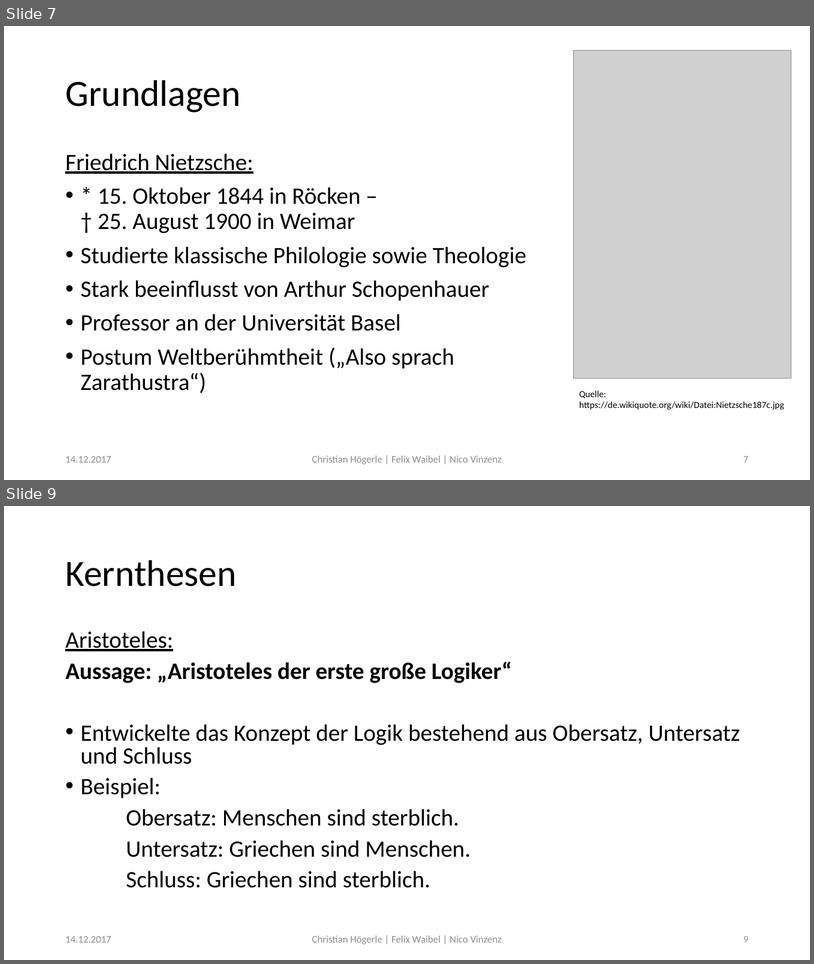
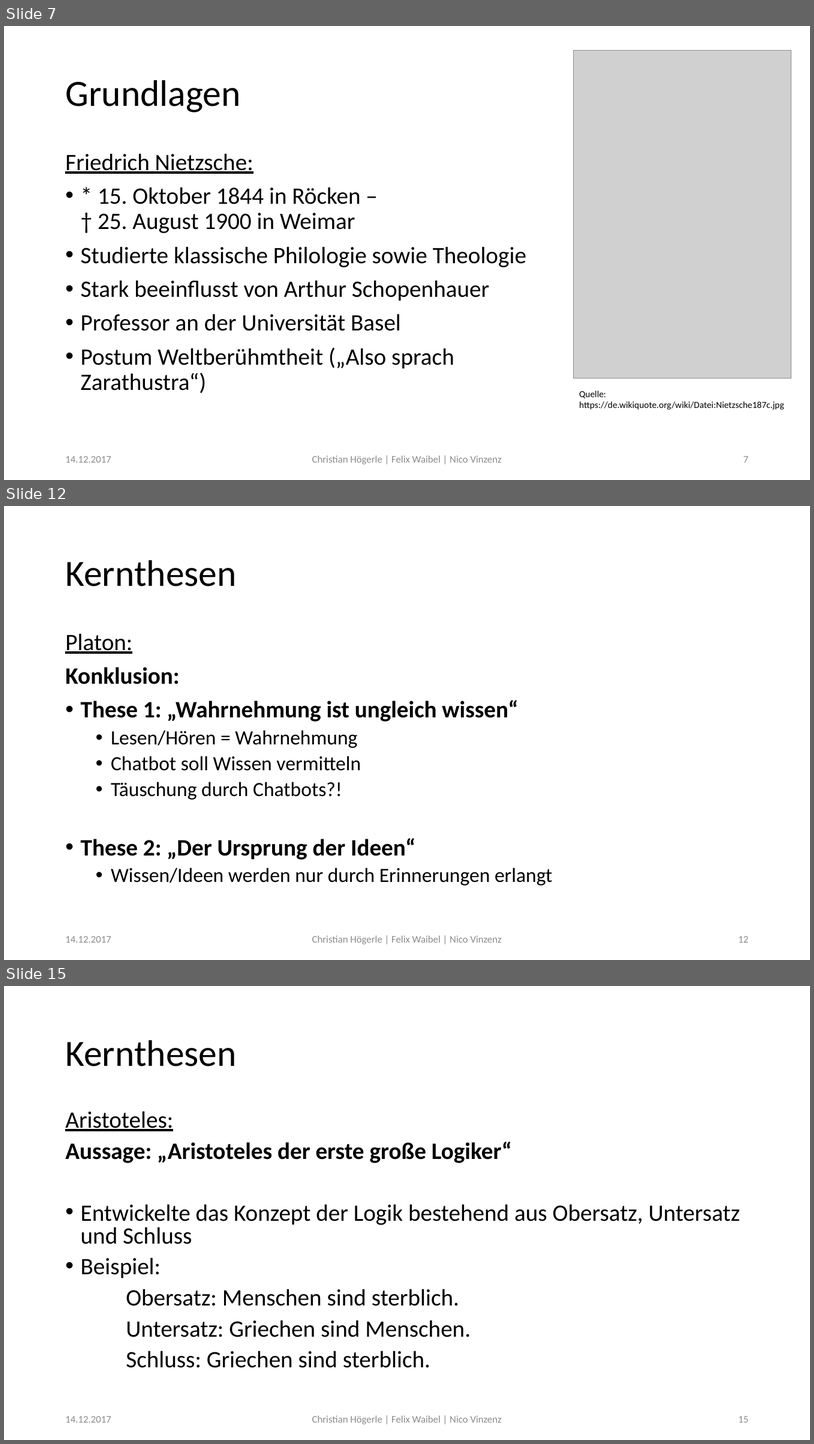
Before and after one commit to Fewa93/Berufsethik, a slide deck: Präsentation/Berufsethik.pptx. Shown one above the other, each under a label of ours: slides 7 and 9 before the commit, slides 7, 12 and 15 after it; the slides between them are not shown. The pictures are 814x964 and 814x1444 pixels, drawn with LibreOffice and Linux fonts; fonts in the diff are those of the drawing; grey boxes stand for pictures. Boxes give left, top, right and bottom in pixels: in the first picture for what was removed or moved away, otherwise in the second. Text is boxed around its words. In the diff, an @@ line names an element or a change of style, - is before the commit and + after.

Commit message:
Präse: Platon, Abwägung und Fazit

```diff
--- a/Präsentation/Berufsethik.pptx
+++ b/Präsentation/Berufsethik.pptx
@@ slide 12 added at <box>4,506,810,960</box>, background #FFFFFF @@
@@ title added at <box>65,560,236,586</box>, 44 pt, text #000000 @@
+Kernthesen
@@ text added at <box>65,633,552,885</box>, 24 pt, text #000000 @@
+Platon:
+Konklusion:
+• These 1: „Wahrnehmung ist ungleich wissen“
+  • Lesen/Hören = Wahrnehmung
+  • Chatbot soll Wissen vermitteln
+  • Täuschung durch Chatbots?!
+• These 2: „Der Ursprung der Ideen“
+  • Wissen/Ideen werden nur durch Erinnerungen erlangt
@@ text added at <box>65,936,111,942</box>, 12 pt, text #8C8C8C @@
+14.12.2017
@@ text added at <box>312,935,502,944</box>, 12 pt, text #8C8C8C @@
+Christian Högerle | Felix Waibel | Nico Vinzenz
@@ page number added at <box>738,936,749,942</box>, 12 pt, text #8C8C8C @@
+12
@@ what was slide 9 is now slide 15 @@
@@ page number at <box>738,1416,749,1422</box>: text changed @@
-9
+15
```
Also in this commit, not shown: 3 slides changed, 6 other slides added, 13 other files.
